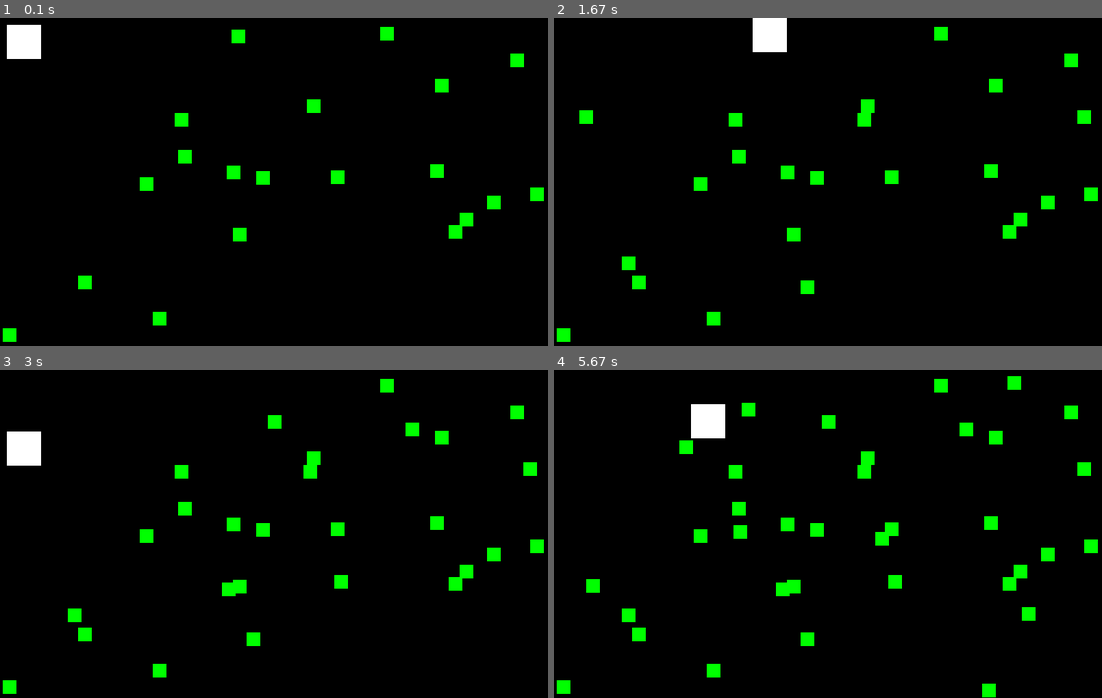
Above: before the commit, frames 1-4 (two rows, left to right).
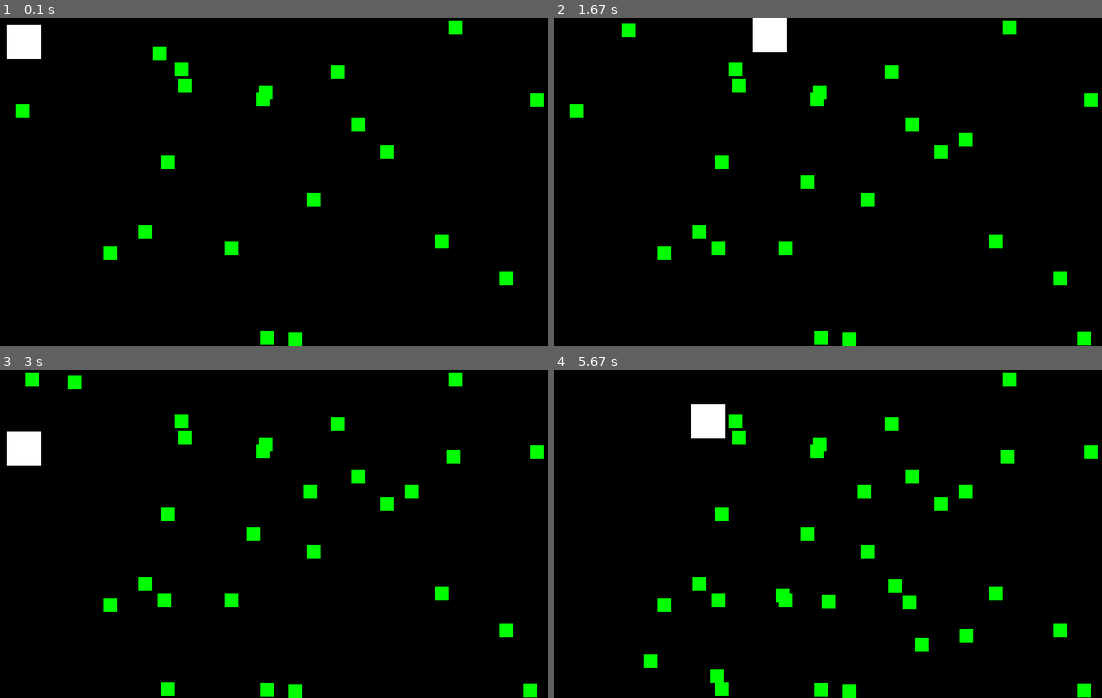
Above: after the commit, the same moments.

Repository: BSAA7567/Pygame
Game: pygame game, started from Games/sample.py
Same seed, same stepped clock (60 frames per second), same inputs: the game is played once before the commit and once after it.
Inputs:
- Up to frame 1 (0.1 s): no input
- Up to frame 2 (1.67 s): hold Right 0.33-0.8 s; hold Up 0.83-1.13 s; hold Right 1.17-1.63 s
- Up to frame 3 (3 s): hold Left 1.67-2.2 s; hold Down 2.23-2.53 s; hold Left 2.57-2.97 s
- Up to frame 4 (5.67 s): hold Up 3-3.37 s; hold Right 3.4-4.03 s; hold Down 4.07-4.43 s; hold Left 4.47-4.93 s; hold Right 4.97-5.43 s; hold Up from 5.47 s (still down)

The runs differ from the first frame. In frame 1, 4.1% of the frame differs, in the area x 0-100%, y 0-100%; in frame 2, 4.9%; in frame 3, 5.5%; in frame 4, 6.5%.

Commit message:
Source sort

Diff:
--- a/Games/sample.py
+++ b/Games/sample.py
@@ -9,6 +9,7 @@
 size = [800, 480]
 width = size[0]
 height = size[1]
+
 
 def run():
     moveLeft = False
@@ -27,7 +28,8 @@
 
     foods = []
     for i in range(0, FOODSPAWN):
-        foods.append(pg.Rect(random.randint(0, width - FOODSIZE),random.randint(0, height - FOODSIZE), FOODSIZE, FOODSIZE))
+        foods.append(pg.Rect(random.randint(0, width - FOODSIZE),
+                             random.randint(0, height - FOODSIZE), FOODSIZE, FOODSIZE))
 
     while True:
         for event in pg.event.get():
@@ -62,7 +64,8 @@
         FOODCHECK += 1
         if FOODCHECK >= FOODSPAWN:
             FOODCHECK = 0
-            foods.append(pg.Rect(random.randint(0, width - FOODSIZE), random.randint(0, height - FOODSIZE), FOODSIZE, FOODSIZE))
+            foods.append(pg.Rect(random.randint(0, width - FOODSIZE),
+                                 random.randint(0, height - FOODSIZE), FOODSIZE, FOODSIZE))
 
         GAME.fill(BLACK)
 
@@ -87,8 +90,9 @@
         pg.display.update()
         FPS.tick(60)
 
+
 def main():
-    global GAME,FPS
+    global GAME, FPS
 
     pg.init()
     GAME = pg.display.set_mode(size)
@@ -97,5 +101,6 @@
 
     run()
 
+
 if __name__ == "__main__":
     main()
--- a/Games/snake.py
+++ b/Games/snake.py
@@ -11,6 +11,7 @@
 Size = [400, 350]
 width = Size[0]
 height = Size[1]
+
 
 def gameOver():
     while True:
@@ -28,18 +29,20 @@
         GAME.blit(endSurf, ((width // 2)-130, (height // 2)-50))
 
         reFont = pg.font.SysFont('monaco', 40)
-        reSurf = reFont.render("Press R restart",True, white)
+        reSurf = reFont.render("Press R restart", True, white)
         GAME.blit(reSurf, ((width // 2) - 100, (height // 2) + 50))
 
         pg.display.update()
 
+
 def showScore():
     SFont = pg.font.SysFont('monaco', 32)
     Ssurf = SFont.render("Score  :  {0}".format(score), True, black)
-    GAME.blit(Ssurf, (5,0))
+    GAME.blit(Ssurf, (5, 0))
+
 
 def run():
-    global score,speed,level_up
+    global score, speed, level_up
 
     objSize = 13
 
@@ -50,16 +53,18 @@
     state = ''
     change = ''
 
-    snakeHead = [random.randint(0, width - objSize), random.randint(0, height - objSize)]
+    snakeHead = [random.randint(0, width - objSize),
+                 random.randint(0, height - objSize)]
     snakeBody = [snakeHead]
 
-    food = [random.randint(0, width - objSize), random.randint(0, height - objSize)]
+    food = [random.randint(0, width - objSize),
+            random.randint(0, height - objSize)]
     foodSpawn = True
 
     while True:
         for event in pg.event.get():
             if event.type == pg.QUIT:
-                check = False
+                pg.quit()
                 sys.exit()
 
             if event.type == pg.KEYDOWN:
@@ -107,16 +112,18 @@
             speed += 1
 
         if foodSpawn == False:
-            food = [random.randint(0, width - objSize), random.randint(0, height - objSize)]
+            food = [random.randint(0, width - objSize),
+                    random.randint(0, height - objSize)]
             foodSpawn = True
 
         GAME.fill(white)
 
-        for pos in snakeBody:
-            pg.draw.rect(GAME, green, pg.Rect(pos[0], pos[1], objSize, objSize))
+        for sb in snakeBody:
+            pg.draw.rect(GAME, green, pg.Rect(sb[0], sb[1], objSize, objSize))
 
-        pg.draw.rect(GAME, red, pg.Rect(snakeHead[0], snakeHead[1], objSize, objSize))
-        pg.draw.circle(GAME, yellow, (food[0], food[1]),objSize-5)
+        pg.draw.rect(GAME, red, pg.Rect(
+            snakeHead[0], snakeHead[1], objSize, objSize))
+        pg.draw.circle(GAME, yellow, (food[0], food[1]), objSize-5)
 
         if drawHead.bottom > height:
             gameOver()
@@ -130,12 +137,14 @@
         for tail in snakeBody[1:]:
             if snakeHead == tail:
                 gameOver()
+
         showScore()
         pg.display.update()
         FPS.tick(30)
 
+
 def main():
-    global GAME,FPS
+    global GAME, FPS
 
     pg.init()
     GAME = pg.display.set_mode(Size)
@@ -144,5 +153,6 @@
 
     run()
 
+
 if __name__ == "__main__":
     main()
